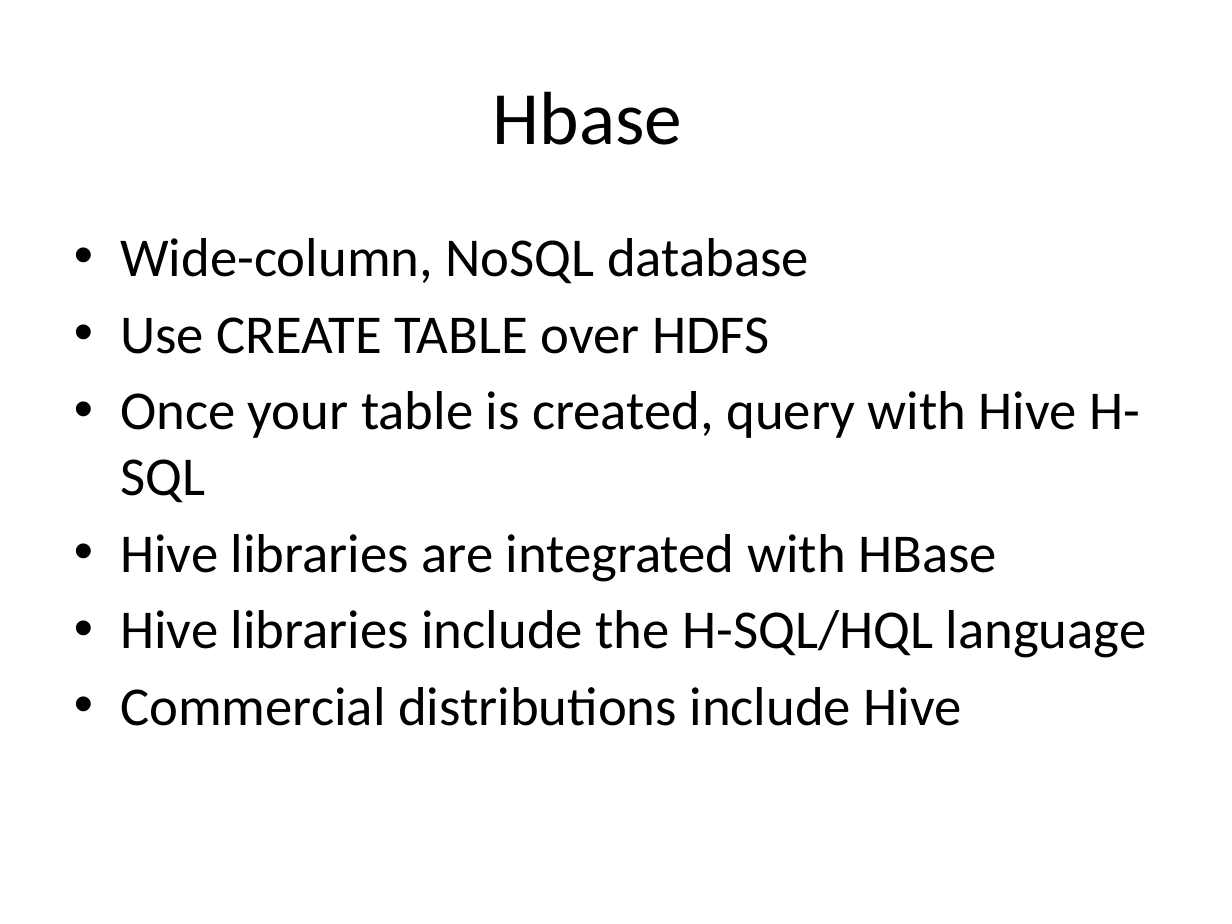
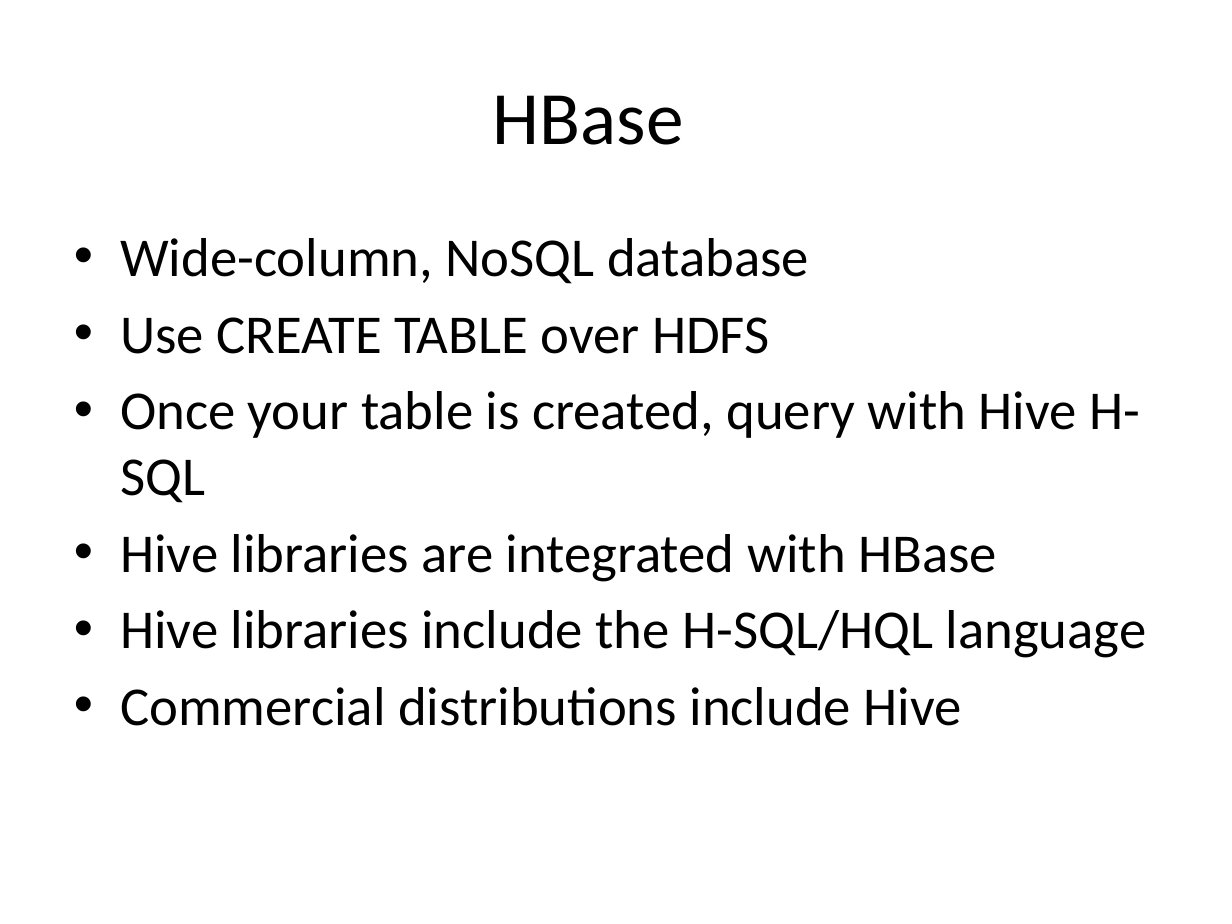
Before and after one commit to jayurbain/HadoopIntro, a slide deck: slide 3 of Hive.pptx. Drawn at 1232x924 pixels with LibreOffice and Linux fonts; fonts in the diff are those of the drawing. Boxes give left, top, right and bottom in pixels: in the first picture for what was removed or moved away, otherwise in the second. Text is boxed around its words. In the diff, an @@ line names an element or a change of style, - is before the commit and + after.

```diff
--- a/Hive.pptx
+++ b/Hive.pptx
@@ title at box(493, 95, 684, 145): text changed @@
-Hbase
+HBase
```
Also in this commit, not shown: 4 other slides changed.
